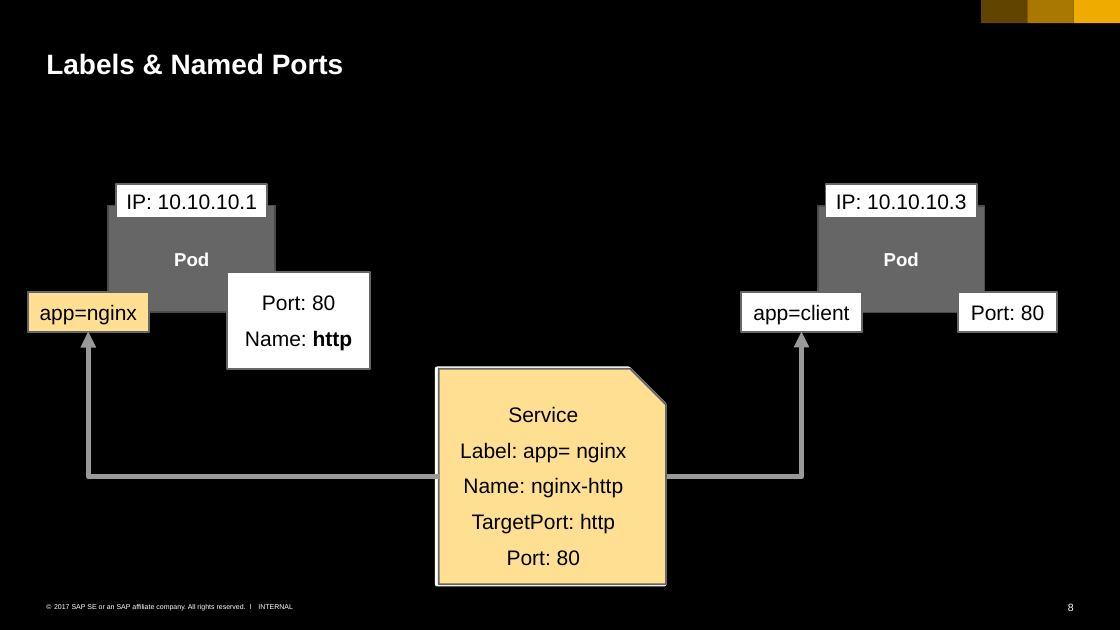
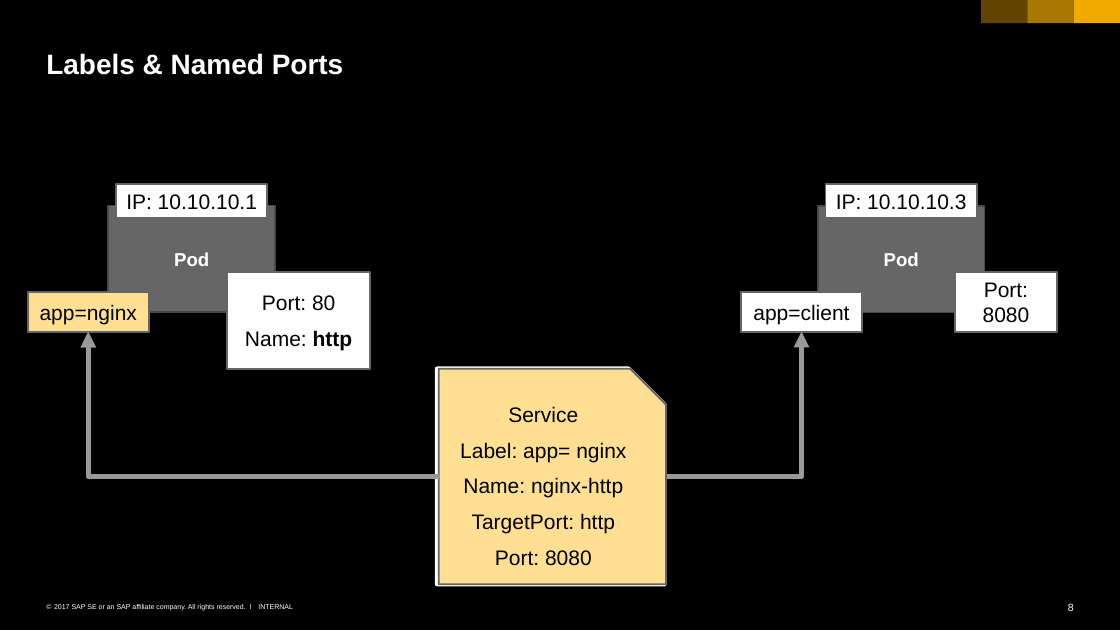
Before and after one commit to cuijiyao01/docker-k8s-training, a slide deck: slide 8 of kubernetes/04_networking_services.pptx. Drawn at 1120x630 pixels with LibreOffice and Linux fonts; fonts in the diff are those of the drawing. Boxes give left, top, right and bottom in pixels: in the first picture for what was removed or moved away, otherwise in the second. Text is boxed around its words. In the diff, an @@ line names an element or a change of style, - is before the commit and + after.

Commit message:
minor: use port != 80 once and clarification
Using 8080 for target port instead of 80 everywhere makes one of the
slides easier to understand IMO.

```diff
--- a/kubernetes/04_networking_services.pptx
+++ b/kubernetes/04_networking_services.pptx
@@ rectangle "Port: 8080": place and size @@
-rectangle "Port: 8080" at [958,292,1056,332]
+rectangle "Port: 8080" at [955,272,1056,332]
@@ text in rectangle at [983,282,1030,323]: text changed @@
-Port: 80
+Port: 8080
@@ text in snip rect at [495,550,592,566]: text changed @@
-Port: 80
+Port: 8080
```
